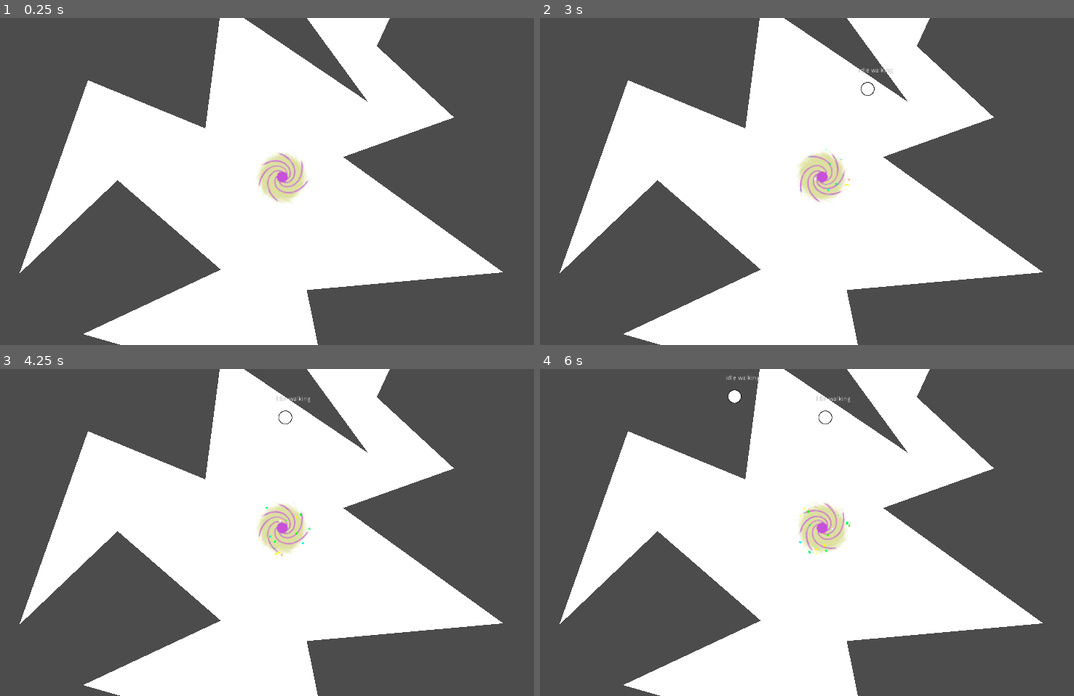
Above: before the commit, frames 1-4 (two rows, left to right).
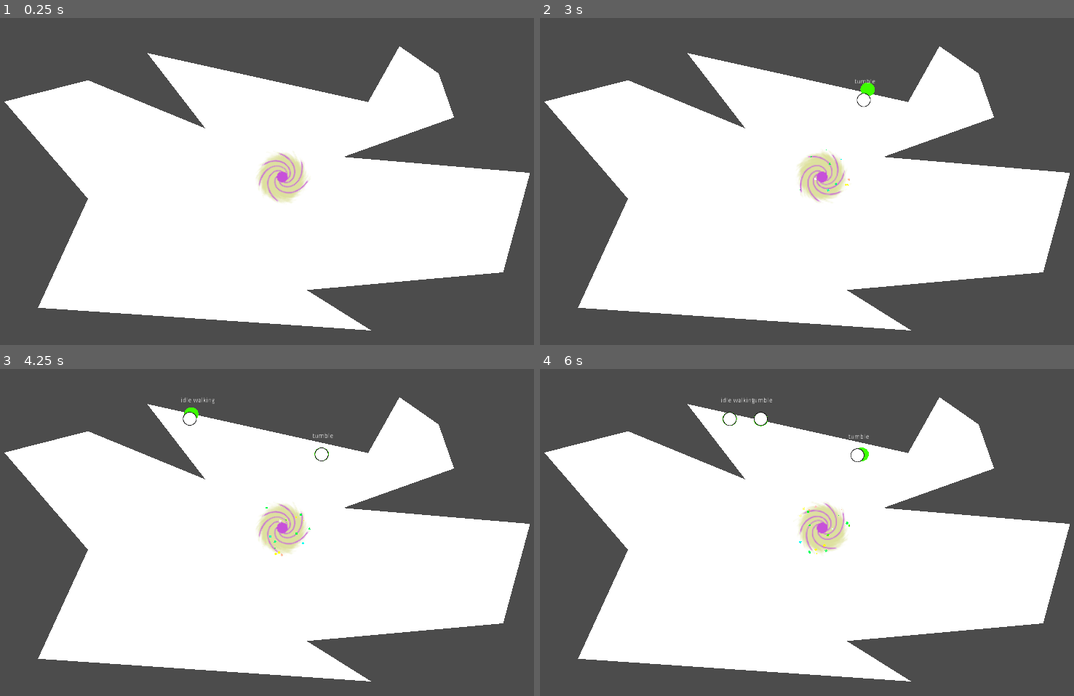
Above: after the commit, the same moments.

Repository: ktosox/GWJ66
Game: Godot game, scene res://test/test_agent_spawner.tscn
The game is run twice, just before and just after one commit, with the same random seed, the same clock (stepped at 60 frames per second) and the same inputs. The project has no main scene, so this scene is started directly.
Inputs (mouse positions are in pixels of both pictures, inside the frame that each line leads up to):
- Up to frame 1 (0.25 s): no input
- Up to frame 2 (3 s): move the mouse to (945, 165) at 0.52 s; click (945, 165) at 0.67 s; drag from (700, 197) to (823, 178) at 1.27 s; move the mouse to (876, 109) at 2.02 s; click (876, 109) at 2.17 s; drag from (785, 246) to (823, 178) at 2.77 s
- Up to frame 3 (4.25 s): move the mouse to (453, 581) at 3.52 s; click (453, 581) at 3.67 s
- Up to frame 4 (6 s): drag from (641, 483) to (732, 450) at 4.27 s; move the mouse to (844, 532) at 5.02 s; click (844, 532) at 5.17 s; drag from (732, 450) to (823, 529) at 5.77 s

The runs differ from the first frame. In frame 1, 27% of the frame differs, in the area x 0-100%, y 0-100%; in frame 2, 27%; in frame 3, 27%; in frame 4, 27%.

Commit message:
made to joint re-attachment thing
- tumbling is when Moving is temporarily detached from Joint
- it exists but needs refactoring

Diff:
--- a/Game/project.godot
+++ b/Game/project.godot
@@ -17,7 +17,7 @@
 "base": "Resource",
 "class": "ThingData",
 "language": "GDScript",
-"path": "res://stuff/escapee/thing_data.gd"
+"path": "res://stuff/agent/thing_data.gd"
 } ]
 _global_script_class_icons={
 "ItemData": "",
--- a/Game/stuff/escapee/agent.gd
+++ b/Game/stuff/agent/agent.gd
@@ -17,15 +17,14 @@
 	curve.clear_points()
 	var SPREAD = 10 # 10 adds slight wobble - 100 is drunk
 	for point in path:
+
 		curve.add_point(point-global_position,Vector2(rand_range(-SPREAD,SPREAD),rand_range(-SPREAD,SPREAD)),Vector2(rand_range(-SPREAD,SPREAD),rand_range(-SPREAD,SPREAD)))
 
 	pass
 
 
-
-
 func get_path_to_point(target : Vector2):
-	var start = $RigidBody2D.global_position
+	var start = $Torso.global_position
 
 	return Navigation2DServer.map_get_path(GlobalNavigator.current_map,start,target,true)
 
@@ -33,19 +32,27 @@
 
 	match randi()%2:
 		0:
-			$RigidBody2D/Label.text = "idle walking"
-			move_to_point($RigidBody2D.global_position + Vector2(rand_range(-200,200),rand_range(-200,200) ))
+			if $TumbleTimer.time_left > 0:
+				$TumbleTimer.stop()
+				un_tumble()
+				yield(get_tree().create_timer(0.2),"timeout")
+			$Torso/Label.text = "idle walking"
+			move_to_point($Torso.global_position + Vector2(rand_range(-200,200),rand_range(-200,200) ))
 			pass
 		1:
-			$RigidBody2D/Label.text = "idle nothhing"
-			moving = false
+			$Torso/Label.text = "tumble"
+			tumble()
+			$Torso.apply_central_impulse(Vector2(rand_range(-1,1),rand_range(-1,1)).normalized()*10)
 			pass
 
 
 func move_to_point(global_point : Vector2, urgency = 3.0):
 	$Legs.offset = 0
+
 	speed = stamina * urgency
 	set_curve_from_path(get_path_to_point(Navigation2DServer.map_get_closest_point(GlobalNavigator.current_map,global_point)))
+
+
 	moving = true
 
 	pass
@@ -66,10 +73,30 @@
 
 	if $Legs.unit_offset == 1.0:
 		moving = false
-#
-#	if $RigidBody2D.position.distance_to($Legs.position) > 45 :
-#
+
+	if $Torso.position.distance_to($Legs.position) > 25 :
+		tumble()
 #		move_to_point(to_global(curve.get_point_position(curve.get_point_count()-1)) )
+
+func tumble():
+	if $TumbleTimer.time_left > 0:
+		return
+	moving = false
+	$Legs/Joint.node_a = NodePath("")
+
+	$TumbleTimer.start()
+	pass
+
+func un_tumble():
+	$Torso.mode = RigidBody2D.MODE_KINEMATIC
+
+	$Legs.global_position = $Torso.global_position
+	yield(get_tree().create_timer(0.2),"timeout")
+
+	#$Legs/Mover.global_position = $Torso.global_position
+	$Legs/Joint.set_deferred("node_a",NodePath("../Mover"))
+	$Torso.set_deferred("mode",RigidBody2D.MODE_CHARACTER)
+	pass
 
 func _ready():
 	curve = Curve2D.new()
@@ -77,13 +104,13 @@
 	var idle_ref = FuncRef.new()
 	idle_ref.set_instance(self)
 	idle_ref.function = "start_idle_behaviour"
-	$RigidBody2D/Brain.idle_around = idle_ref
+	$Torso/Brain.idle_around = idle_ref
 
 	var go_to_ref = FuncRef.new()
 	go_to_ref.set_instance(self)
 	go_to_ref.function = "move_to_point"
-	$RigidBody2D/Brain.go_to_point = go_to_ref
-	$RigidBody2D/Brain.do_something()
+	$Torso/Brain.go_to_point = go_to_ref
+	$Torso/Brain.do_something()
 	pass
 
 
--- /dev/null
+++ b/Game/stuff/agent/agent.tscn
@@ -0,0 +1,100 @@
+[gd_scene load_steps=8 format=2]
+
+[ext_resource path="res://stuff/agent/agent.gd" type="Script" id=1]
+[ext_resource path="res://stuff/agent/brain.tscn" type="PackedScene" id=2]
+[ext_resource path="res://stuff/agent/simple_agent_cicrcle.png" type="Texture" id=3]
+
+[sub_resource type="CircleShape2D" id=8]
+
+[sub_resource type="CircleShape2D" id=4]
+radius = 22.0
+
+[sub_resource type="CircleShape2D" id=6]
+radius = 454.981
+
+[sub_resource type="CircleShape2D" id=7]
+radius = 28.0713
+
+[node name="Agent" type="Path2D"]
+curve = null
+script = ExtResource( 1 )
+
+[node name="Legs" type="PathFollow2D" parent="."]
+position = Vector2( 0, 1 )
+rotation = -3.1029
+rotate = false
+loop = false
+
+[node name="Mover" type="KinematicBody2D" parent="Legs"]
+collision_layer = 0
+collision_mask = 0
+
+[node name="Line2D" type="Line2D" parent="Legs/Mover"]
+modulate = Color( 0.243137, 1, 0, 1 )
+points = PoolVector2Array( -1, 0, 1, 0 )
+width = 30.0
+default_color = Color( 1, 1, 1, 1 )
+begin_cap_mode = 2
+end_cap_mode = 2
+
+[node name="CollisionShape2D" type="CollisionShape2D" parent="Legs/Mover"]
+shape = SubResource( 8 )
+
+[node name="Joint" type="PinJoint2D" parent="Legs"]
+position = Vector2( 0.038683, 0.999252 )
+rotation = 3.1029
+node_a = NodePath("../Mover")
+node_b = NodePath("../../Torso")
+bias = 0.114
+
+[node name="Torso" type="RigidBody2D" parent="."]
+collision_layer = 8
+collision_mask = 24
+mode = 2
+
+[node name="Brain" parent="Torso" instance=ExtResource( 2 )]
+
+[node name="Icon" type="Sprite" parent="Torso"]
+texture = ExtResource( 3 )
+
+[node name="CollisionShape2D" type="CollisionShape2D" parent="Torso"]
+shape = SubResource( 4 )
+
+[node name="Label" type="Label" parent="Torso"]
+margin_left = -20.0
+margin_top = -47.0
+margin_right = 20.0
+margin_bottom = -33.0
+
+[node name="Eyes" type="Area2D" parent="Torso"]
+visible = false
+collision_layer = 0
+collision_mask = 2
+
+[node name="CollisionPolygon2D" type="CollisionPolygon2D" parent="Torso/Eyes"]
+polygon = PoolVector2Array( -154, -449, -34, 0, 34, 0, 119, -450 )
+
+[node name="Ears" type="Area2D" parent="Torso"]
+visible = false
+collision_layer = 0
+collision_mask = 4
+
+[node name="CollisionShape2D" type="CollisionShape2D" parent="Torso/Ears"]
+shape = SubResource( 6 )
+
+[node name="ItemGrabber" type="Area2D" parent="Torso"]
+visible = false
+collision_layer = 0
+collision_mask = 6
+
+[node name="CollisionShape2D" type="CollisionShape2D" parent="Torso/ItemGrabber"]
+shape = SubResource( 7 )
+
+[node name="TumbleTimer" type="Timer" parent="."]
+wait_time = 2.0
+one_shot = true
+
+[connection signal="body_entered" from="Torso/Eyes" to="Torso/Brain" method="_on_Eyes_body_entered"]
+[connection signal="body_entered" from="Torso/Ears" to="Torso/Brain" method="_on_Ears_body_entered"]
+[connection signal="body_entered" from="Torso/ItemGrabber" to="." method="_on_ItemGrabber_body_entered"]
+[connection signal="timeout" from="TumbleTimer" to="." method="un_tumble"]
--- a/Game/stuff/escapee/brain.tscn
+++ b/Game/stuff/agent/brain.tscn
@@ -1,6 +1,6 @@
 [gd_scene load_steps=2 format=2]
 
-[ext_resource path="res://stuff/escapee/brain.gd" type="Script" id=1]
+[ext_resource path="res://stuff/agent/brain.gd" type="Script" id=1]
 
 [node name="Brain" type="Node2D"]
 script = ExtResource( 1 )
--- a/Game/stuff/escapee/agent.tscn
+++ /dev/null
@@ -1,94 +0,0 @@
-[gd_scene load_steps=8 format=2]
-
-[ext_resource path="res://stuff/escapee/simple_agent_cicrcle.png" type="Texture" id=1]
-[ext_resource path="res://stuff/escapee/agent.gd" type="Script" id=2]
-[ext_resource path="res://stuff/escapee/brain.tscn" type="PackedScene" id=3]
-
-[sub_resource type="CircleShape2D" id=8]
-
-[sub_resource type="CircleShape2D" id=4]
-radius = 22.0
-
-[sub_resource type="CircleShape2D" id=6]
-radius = 454.981
-
-[sub_resource type="CircleShape2D" id=7]
-radius = 28.0713
-
-[node name="Escapee" type="Path2D"]
-curve = null
-script = ExtResource( 2 )
-
-[node name="Legs" type="PathFollow2D" parent="."]
-position = Vector2( 0, 1 )
-rotation = -3.1029
-rotate = false
-loop = false
-
-[node name="Mover" type="KinematicBody2D" parent="Legs"]
-collision_layer = 0
-collision_mask = 0
-
-[node name="Line2D" type="Line2D" parent="Legs/Mover"]
-visible = false
-modulate = Color( 0.243137, 1, 0, 1 )
-points = PoolVector2Array( -1, 0, 1, 0 )
-width = 50.0
-default_color = Color( 1, 1, 1, 1 )
-begin_cap_mode = 2
-end_cap_mode = 2
-
-[node name="CollisionShape2D" type="CollisionShape2D" parent="Legs/Mover"]
-shape = SubResource( 8 )
-
-[node name="RigidBody2D" type="RigidBody2D" parent="."]
-collision_layer = 8
-collision_mask = 24
-mode = 2
-
-[node name="Brain" parent="RigidBody2D" instance=ExtResource( 3 )]
-
-[node name="Icon" type="Sprite" parent="RigidBody2D"]
-texture = ExtResource( 1 )
-
-[node name="PinJoint2D" type="PinJoint2D" parent="RigidBody2D"]
-node_a = NodePath("../../Legs/Mover")
-node_b = NodePath("..")
-bias = 0.114
-
-[node name="CollisionShape2D" type="CollisionShape2D" parent="RigidBody2D"]
-shape = SubResource( 4 )
-
-[node name="Label" type="Label" parent="RigidBody2D"]
-margin_left = -20.0
-margin_top = -47.0
-margin_right = 20.0
-margin_bottom = -33.0
-
-[node name="Eyes" type="Area2D" parent="RigidBody2D"]
-visible = false
-collision_layer = 0
-collision_mask = 2
-
-[node name="CollisionPolygon2D" type="CollisionPolygon2D" parent="RigidBody2D/Eyes"]
-polygon = PoolVector2Array( -154, -449, -34, 0, 34, 0, 119, -450 )
-
-[node name="Ears" type="Area2D" parent="RigidBody2D"]
-visible = false
-collision_layer = 0
-collision_mask = 4
-
-[node name="CollisionShape2D" type="CollisionShape2D" parent="RigidBody2D/Ears"]
-shape = SubResource( 6 )
-
-[node name="ItemGrabber" type="Area2D" parent="RigidBody2D"]
-visible = false
-collision_layer = 0
-collision_mask = 6
-
-[node name="CollisionShape2D" type="CollisionShape2D" parent="RigidBody2D/ItemGrabber"]
-shape = SubResource( 7 )
-
-[connection signal="body_entered" from="RigidBody2D/Eyes" to="RigidBody2D/Brain" method="_on_Eyes_body_entered"]
-[connection signal="body_entered" from="RigidBody2D/Ears" to="RigidBody2D/Brain" method="_on_Ears_body_entered"]
-[connection signal="body_entered" from="RigidBody2D/ItemGrabber" to="." method="_on_ItemGrabber_body_entered"]
--- a/Game/stuff/exit.tscn
+++ b/Game/stuff/exit.tscn
@@ -2,7 +2,7 @@
 
 [ext_resource path="res://stuff/Exit.png" type="Texture" id=1]
 [ext_resource path="res://stuff/exit.gd" type="Script" id=2]
-[ext_resource path="res://stuff/escapee/thing_data.gd" type="Script" id=3]
+[ext_resource path="res://stuff/agent/thing_data.gd" type="Script" id=3]
 
 [sub_resource type="Resource" id=6]
 script = ExtResource( 3 )
--- a/Game/stuff/items/pickup.tscn
+++ b/Game/stuff/items/pickup.tscn
@@ -1,7 +1,7 @@
 [gd_scene load_steps=5 format=2]
 
 [ext_resource path="res://stuff/items/pickup.gd" type="Script" id=1]
-[ext_resource path="res://stuff/escapee/thing_data.gd" type="Script" id=2]
+[ext_resource path="res://stuff/agent/thing_data.gd" type="Script" id=2]
 
 [sub_resource type="Resource" id=2]
 script = ExtResource( 2 )
--- a/Game/test/experimental.tscn
+++ b/Game/test/experimental.tscn
@@ -2,7 +2,7 @@
 
 [ext_resource path="res://test/experimental.gd" type="Script" id=1]
 [ext_resource path="res://icon.png" type="Texture" id=2]
-[ext_resource path="res://stuff/escapee/agent.tscn" type="PackedScene" id=3]
+[ext_resource path="res://stuff/agent/agent.tscn" type="PackedScene" id=3]
 
 [sub_resource type="NavigationPolygon" id=1]
 vertices = PoolVector2Array( 408, 279, 404, 548, 323, 366, 286, 137, 369, 130, 217, 23, 489, 41, 180, 123, 80, 107, 113, 444, 292, 444, 69, 571, 21, 305, 114, 364, 610, 176, 716, 275, 577, 130 )
--- a/Game/test/test_agent_spawner.gd
+++ b/Game/test/test_agent_spawner.gd
@@ -1,7 +1,7 @@
 extends Node2D
 
 
-var agent_scene = preload("res://stuff/escapee/agent.tscn")
+var agent_scene = preload("res://stuff/agent/agent.tscn")
 
 
 # Called when the node enters the scene tree for the first time.
--- a/Game/test/test_agent_spawner.tscn
+++ b/Game/test/test_agent_spawner.tscn
@@ -8,13 +8,20 @@
 script = ExtResource( 1 )
 
 [node name="Timer" type="Timer" parent="."]
-wait_time = 3.0
+wait_time = 2.0
 autostart = true
 
 [node name="PolyAutoNavi" parent="." instance=ExtResource( 3 )]
-polygon = PoolVector2Array( 518, -33, 482, 243, 224, 137, 73, 563, 289, 357, 516, 554, 213, 696, 756, 851, 705, 599, 1137, 560, 785, 306, 1029, 219, 859, 62, 931, -94, 656, -67, 840, 185 )
+polygon = PoolVector2Array( 354, 77, 482, 243, 224, 137, 40, 184, 224, 398, 114, 638, 847, 688, 705, 599, 1137, 560, 1196, 341, 785, 306, 1029, 219, 995, 122, 909, 62, 840, 185 )
 
 [node name="Exit" parent="." instance=ExtResource( 2 )]
 position = Vector2( 651, 350 )
 
+[node name="StaticBody2D" type="StaticBody2D" parent="."]
+collision_layer = 16
+collision_mask = 8
+
+[node name="CollisionPolygon2D" type="CollisionPolygon2D" parent="StaticBody2D"]
+polygon = PoolVector2Array( 445, 219, 224, 121, 21, 180, 206, 401, 97, 648, 885, 703, 739, 606, 1145, 569, 1219, 323, 1260, 318, 1207, 563, 993, 733, 73, 689, 2, 679, -26, 188, -16, 108, 316, 11, 943, -4, 1056, 93, 1208, 335, 811, 302, 1040, 224, 1005, 120, 905, 52, 835, 171, 328, 62 )
+
 [connection signal="timeout" from="Timer" to="." method="_on_Timer_timeout"]
--- a/Game/world/test_game_level.tscn
+++ b/Game/world/test_game_level.tscn
@@ -1,7 +1,7 @@
 [gd_scene load_steps=5 format=2]
 
 [ext_resource path="res://world/game_level.gd" type="Script" id=1]
-[ext_resource path="res://stuff/escapee/agent.tscn" type="PackedScene" id=2]
+[ext_resource path="res://stuff/agent/agent.tscn" type="PackedScene" id=2]
 [ext_resource path="res://stuff/exit.tscn" type="PackedScene" id=3]
 
 [sub_resource type="NavigationPolygon" id=1]
Renamed: Game/stuff/escapee/brain.gd -> Game/stuff/agent/brain.gd
Renamed: Game/stuff/escapee/simple_agent_cicrcle.png -> Game/stuff/agent/simple_agent_cicrcle.png
Not shown, changed: Game/stuff/agent/simple_agent_cicrcle.png.import
Renamed: Game/stuff/escapee/thing_data.gd -> Game/stuff/agent/thing_data.gd
Not shown, changed: plan.odt
